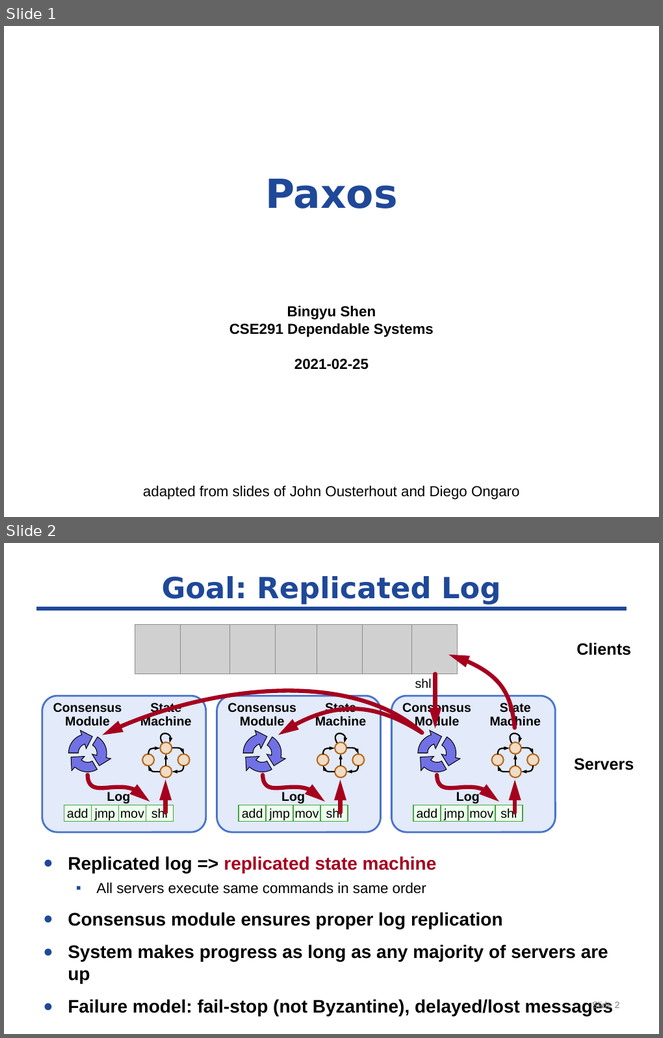
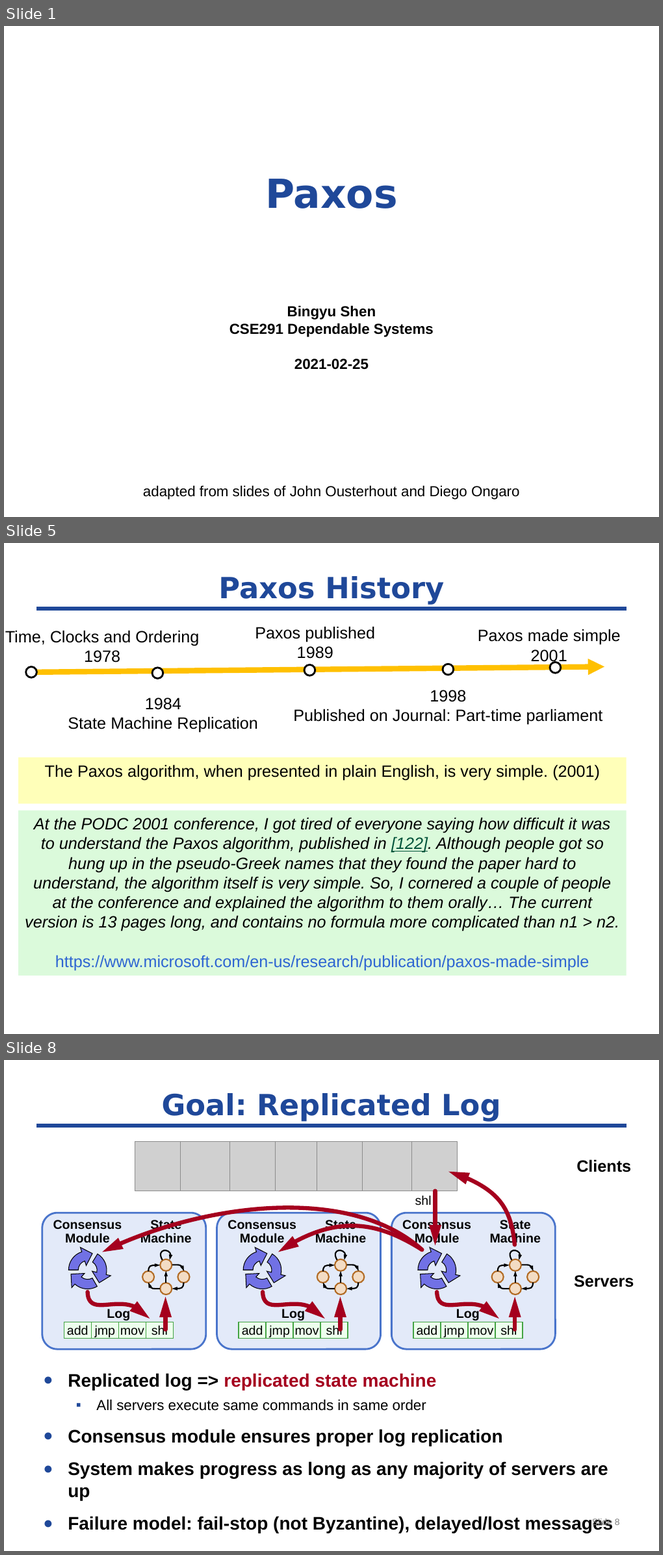
Before and after one commit to byshen/cse291_dependable_system, a slide deck: paxos/paxos-291.pptx. Shown one above the other, each under a label of ours: slides 1 and 2 before the commit, slides 1, 5 and 8 after it; the slides between them are not shown. The pictures are 663x1038 and 663x1555 pixels, drawn with LibreOffice and Linux fonts; fonts in the diff are those of the drawing; grey boxes stand for pictures. Boxes give left, top, right and bottom in pixels: in the first picture for what was removed or moved away, otherwise in the second. Text is boxed around its words. In the diff, an @@ line names an element or a change of style, - is before the commit and + after.

```diff
--- a/paxos/paxos-291.pptx
+++ b/paxos/paxos-291.pptx
@@ slide 5 added at bbox=[4, 543, 659, 1034], background #FFFFFF; not listed: 1 template element that a slide beside it also shows @@
@@ title added at bbox=[218, 576, 444, 605], 32 pt, text #1F4899, bold @@
+Paxos History
@@ text added at bbox=[5, 630, 199, 663], 18 pt, text #000000 @@
+Time, Clocks and Ordering
+1978
@@ text added at bbox=[255, 626, 375, 659], 18 pt, text #000000 @@
+Paxos published
+1989
@@ text added at bbox=[478, 629, 621, 665], 18 pt, text #000000 @@
+Paxos made simple
+2001
@@ ellipse added at bbox=[25, 667, 36, 678], fill #FFFFFF, outline #000000 2 pt @@
@@ arrow added from (36, 672) to (605, 667), #FFC000 6 pt @@
@@ ellipse added at bbox=[152, 668, 163, 679], fill #FFFFFF, outline #000000 2 pt @@
@@ ellipse added at bbox=[304, 665, 315, 676], fill #FFFFFF, outline #000000 2 pt @@
@@ ellipse added at bbox=[443, 664, 454, 676], fill #FFFFFF, outline #000000 2 pt @@
@@ ellipse added at bbox=[550, 662, 561, 674], fill #FFFFFF, outline #000000 2 pt @@
@@ text added at bbox=[68, 698, 258, 733], 18 pt, text #000000 @@
+1984
+State Machine Replication
@@ text added at bbox=[293, 690, 603, 725], 18 pt, text #000000 @@
+1998
+Published on Journal: Part-time parliament
@@ rectangle added at bbox=[18, 757, 627, 804], fill #FFFFB9, 18 pt, text #000000 @@
+The Paxos algorithm, when presented in plain English, is very simple. (2001)
@@ rectangle added at bbox=[18, 810, 627, 975], fill #DBFADB, 18 pt, text #000000, italic @@
+At the PODC 2001 conference, I got tired of everyone saying how difficult it was to understand the Paxos algorithm, published in [122]. Although people got so hung up in the pseudo-Greek names that they found the paper hard to understand, the algorithm itself is very simple. So, I cornered a couple of people at the conference and explained the algorithm to them orally… The current version is 13 pages long, and contains no formula more complicated than n1 > n2.
+https://www.microsoft.com/en-us/research/publication/paxos-made-simple
@@ what was slide 2 is now slide 8 @@
@@ page number at bbox=[592, 1518, 620, 1528]: text changed @@
-Slide 2
+Slide 8
```
Also in this commit, not shown: 3 slides changed, 6 other slides added, 3 other files.
